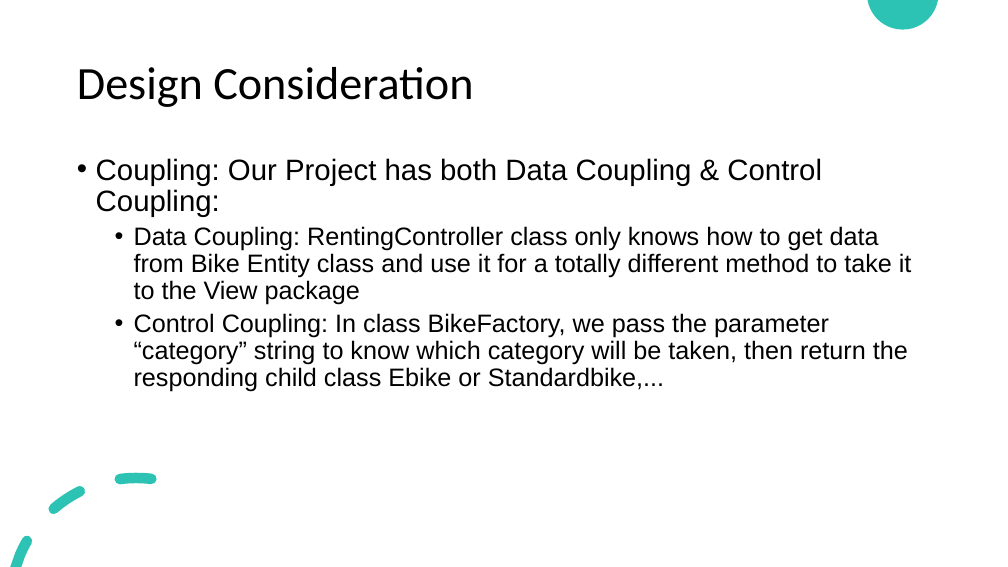
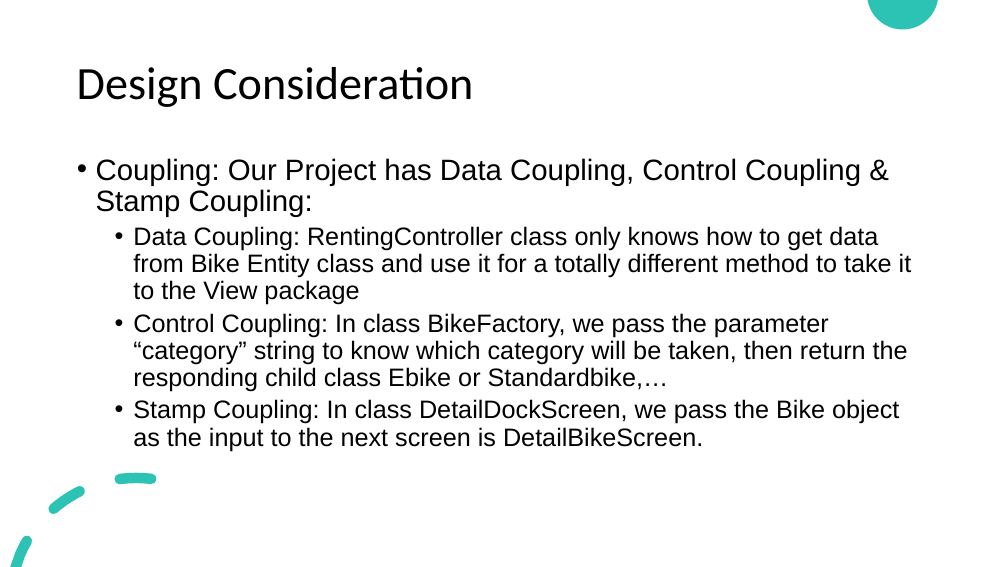
Before and after one commit to monstertau/E-Bike-Flutter, a slide deck: slide 14 of Design/EcoBikeRental.pptx (slide 22 before the commit). Drawn at 1008x567 pixels with LibreOffice and Linux fonts; fonts in the diff are those of the drawing. Boxes give left, top, right and bottom in pixels: in the first picture for what was removed or moved away, otherwise in the second. Text is boxed around its words. In the diff, an @@ line names an element or a change of style, - is before the commit and + after.

Commit message:
fix slide

```diff
--- a/Design/EcoBikeRental.pptx
+++ b/Design/EcoBikeRental.pptx
@@ text at [96, 158, 861, 217]: text changed @@
-• Coupling: Our Project has both Data Coupling & Control Coupling:
+• Coupling: Our Project has Data Coupling, Control Coupling & Stamp Coupling:
@@ text at [133, 313, 908, 451]: text changed @@
-  • Control Coupling: In class BikeFactory, we pass the parameter “category” string to know which category will be taken, then return the responding child class Ebike or Standardbike,...
+  • Control Coupling: In class BikeFactory, we pass the parameter “category” string to know which category will be taken, then return the responding child class Ebike or Standardbike,…
+  • Stamp Coupling: In class DetailDockScreen, we pass the Bike object as the input to the next screen is DetailBikeScreen.
```
Also in this commit, not shown: 20 other slides changed, 1 slide added, 9 slides removed.
